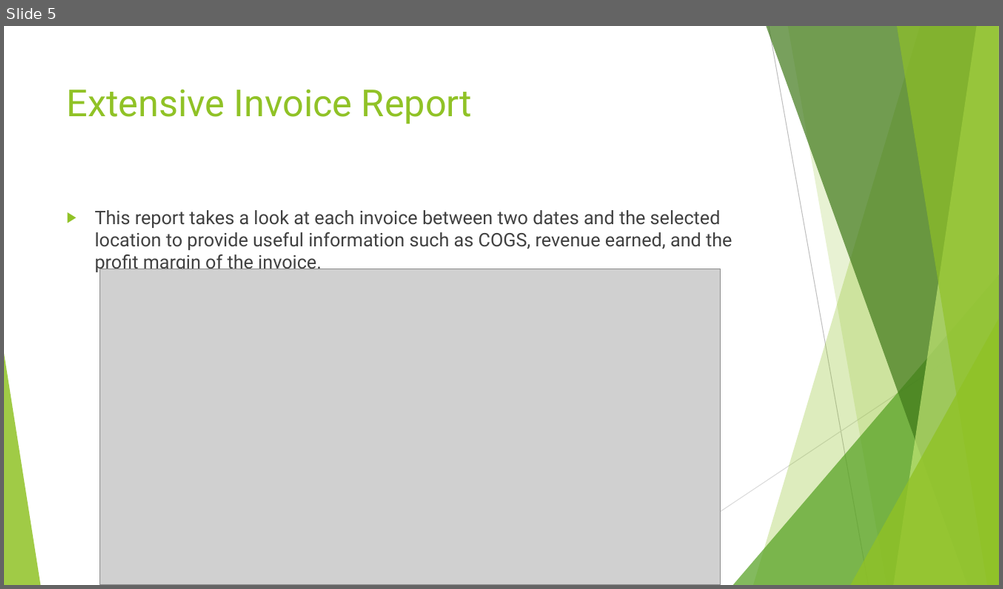
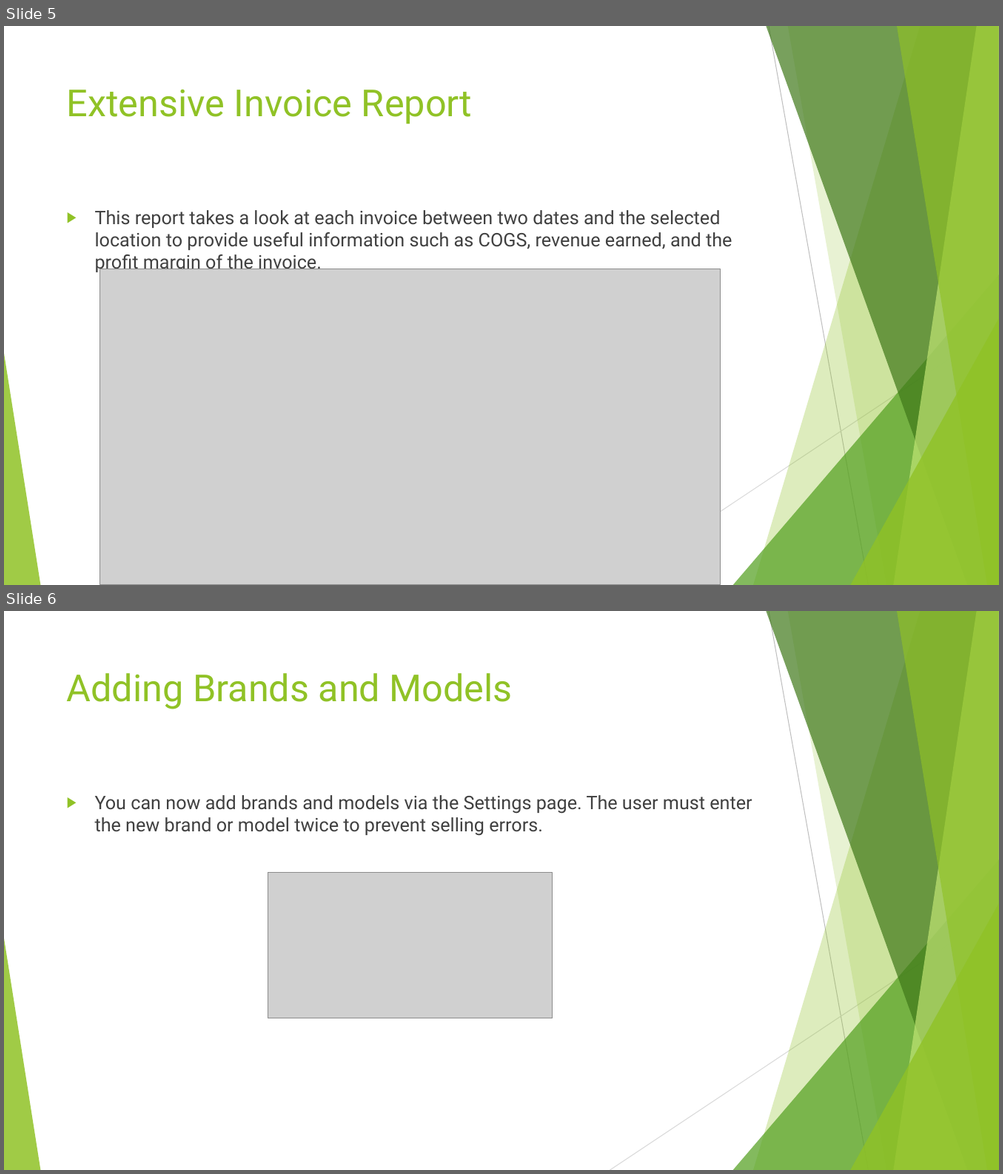
Before and after one commit to SweetSpotProShop/SweetSpot-Documentation, a slide deck: Release Powerpoints/V3.0.0.pptx. Shown one above the other, each under a label of ours: slide 5 before the commit, slides 5 and 6 after it. The pictures are 1003x589 and 1003x1174 pixels, drawn with LibreOffice and Linux fonts; fonts in the diff are those of the drawing; grey boxes stand for pictures. Boxes give left, top, right and bottom in pixels: in the first picture for what was removed or moved away, otherwise in the second. Text is boxed around its words. In the diff, an @@ line names an element or a change of style, - is before the commit and + after.

Commit message:
V3.0.0 - Powerpoint - Updated
Updated the powerpoint to include a slide on adding brands and models

```diff
--- a/Release Powerpoints/V3.0.0.pptx
+++ b/Release Powerpoints/V3.0.0.pptx
@@ slide 6 added at (4, 611, 999, 1170), background #FFFFFF; not listed: 10 template elements that a slide beside it also shows @@
@@ title added at (67, 673, 512, 709), 36 pt, text #90C226 @@
+Adding Brands and Models
@@ text added at (95, 795, 751, 836), 18 pt, text #404040 @@
+▶ You can now add brands and models via the Settings page. The user must enter the new brand or model twice to prevent selling errors.
@@ picture added at (268, 873, 552, 1019) @@
```
Also in this commit, not shown: 1 slide changed.
